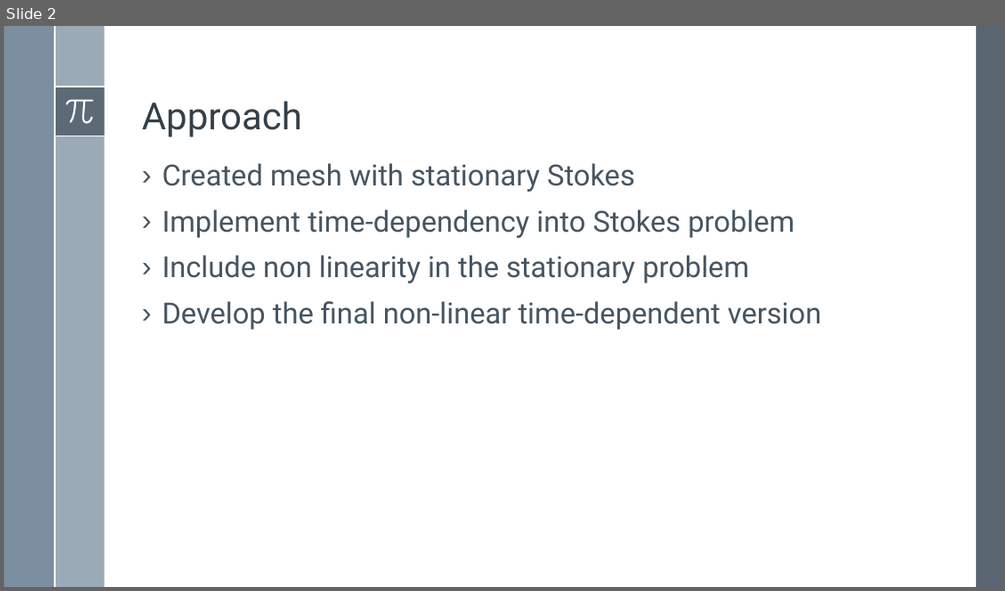
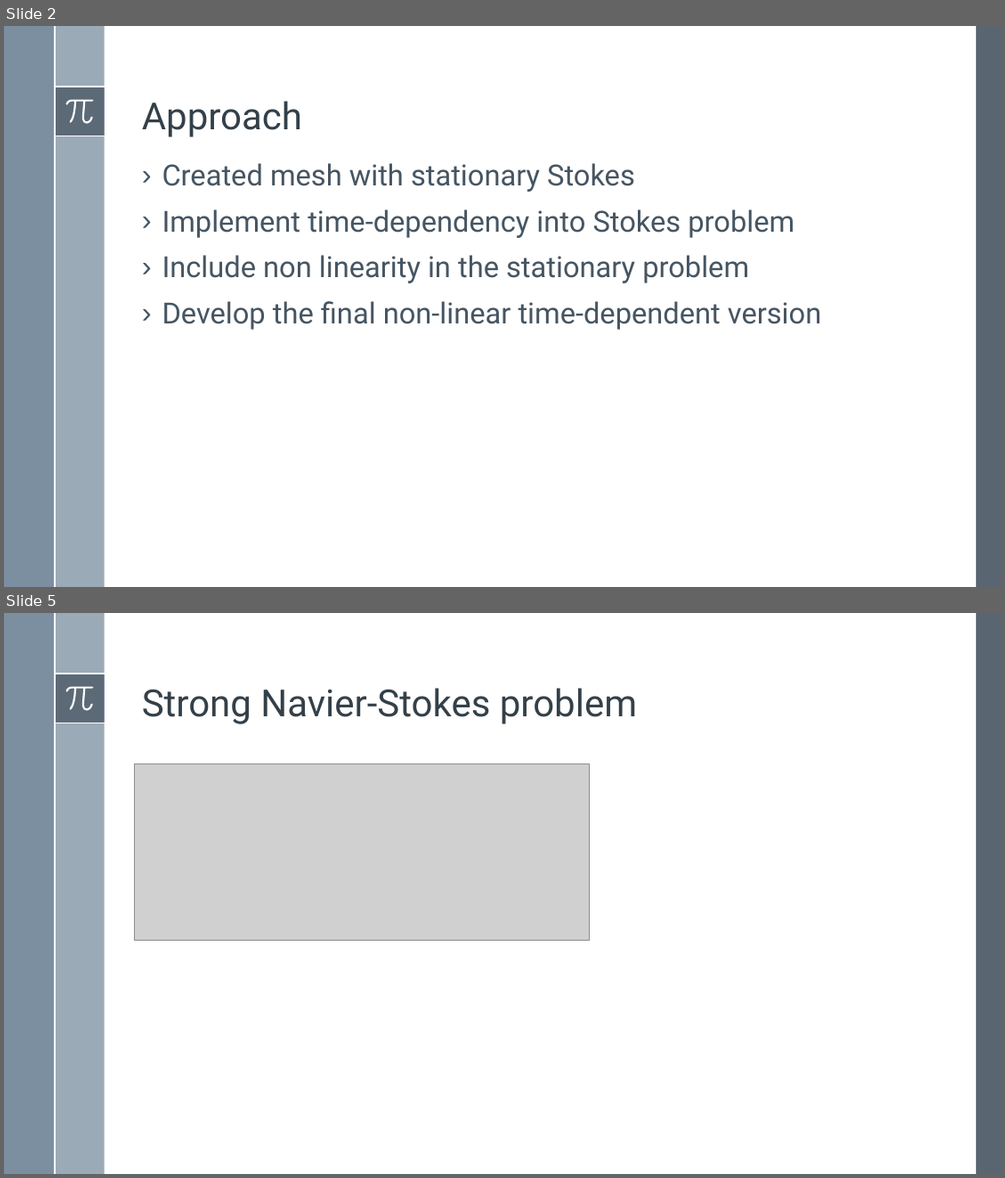
Before and after one commit to simone-fdr/navier-stokes, a slide deck: Presentatione_NMPDE_Navier_Stokes_temp.pptx. Shown one above the other, each under a label of ours: slide 2 before the commit, slides 2 and 5 after it; the slides between them are not shown. The pictures are 1005x591 and 1005x1178 pixels, drawn with LibreOffice and Linux fonts; fonts in the diff are those of the drawing; grey boxes stand for pictures. Boxes give left, top, right and bottom in pixels: in the first picture for what was removed or moved away, otherwise in the second. Text is boxed around its words. In the diff, an @@ line names an element or a change of style, - is before the commit and + after.

```diff
--- a/Presentatione_NMPDE_Navier_Stokes_temp.pptx
+++ b/Presentatione_NMPDE_Navier_Stokes_temp.pptx
@@ slide 5 added at [4, 613, 1001, 1174], background #FFFFFF; not listed: 8 template elements that a slide beside it also shows @@
@@ title added at [142, 688, 637, 724], 36 pt, text #35404A @@
+Strong Navier-Stokes problem
@@ picture added at [135, 764, 590, 941] @@
```
Also in this commit, not shown: 3 slides changed, 11 other slides added, 3 slides removed.
